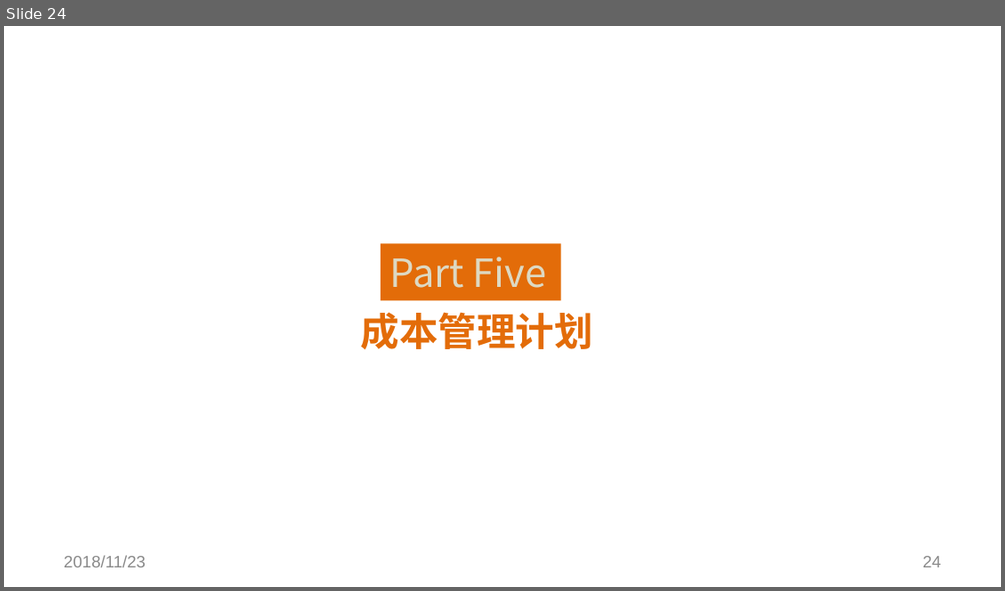
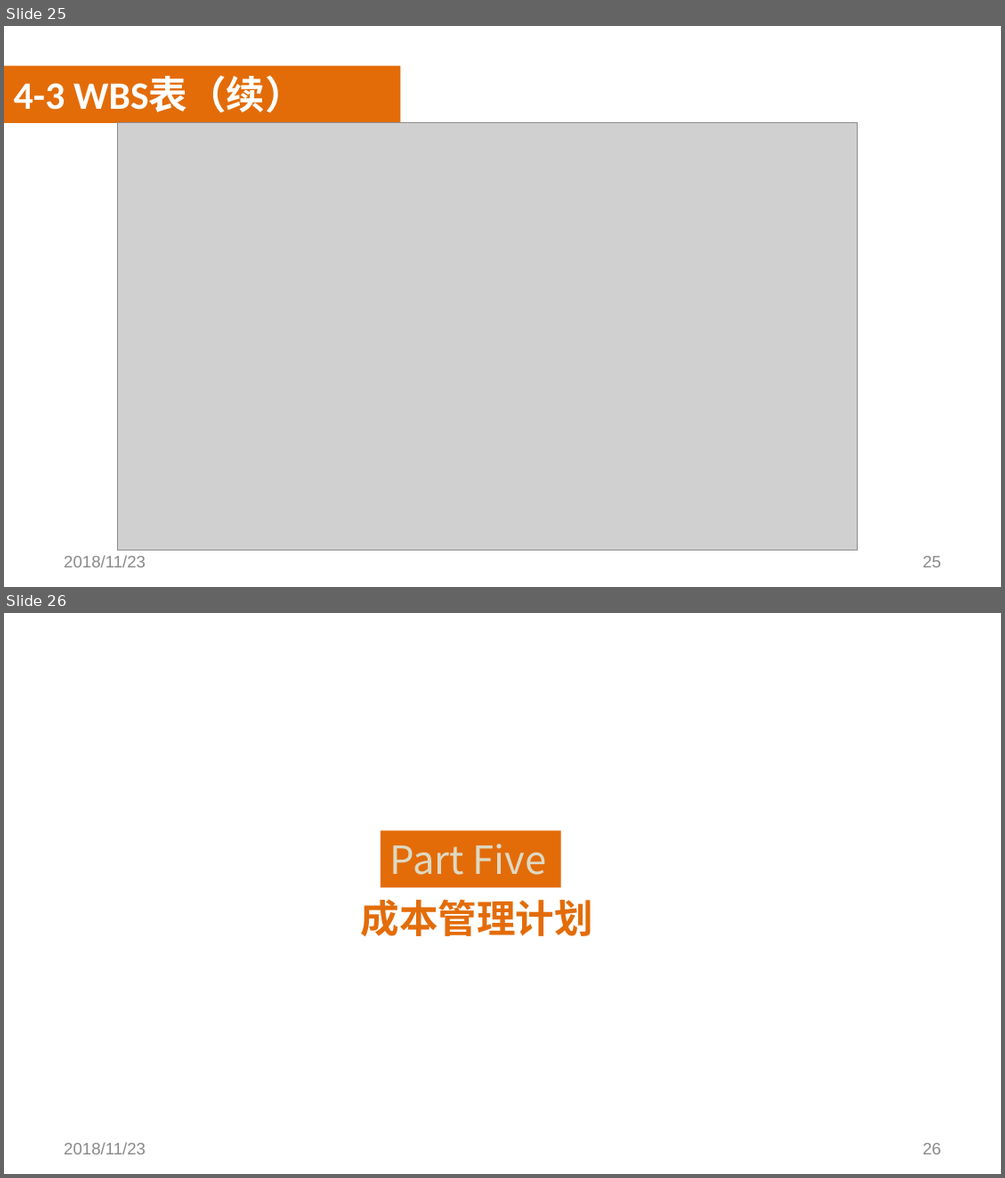
Before and after one commit to SoftwareRequirtmentsG02/Document, a slide deck: 案例教学系统/受控文档/分析设计/PPT/PRD2018-G02-需求工程PPT(III).pptx. Shown one above the other, each under a label of ours: slide 24 before the commit, slides 25 and 26 after it. The pictures are 1005x591 and 1005x1178 pixels, drawn with LibreOffice and Linux fonts; fonts in the diff are those of the drawing; grey boxes stand for pictures; background and template pictures are left out. Boxes give left, top, right and bottom in pixels: in the first picture for what was removed or moved away, otherwise in the second. Text is boxed around its words. In the diff, an @@ line names an element or a change of style, - is before the commit and + after.

```diff
--- a/案例教学系统/受控文档/分析设计/PPT/PRD2018-G02-需求工程PPT(III).pptx
+++ b/案例教学系统/受控文档/分析设计/PPT/PRD2018-G02-需求工程PPT(III).pptx
@@ slide 25 added at (x1=4, y1=26, x2=1001, y2=587), background picture (left out) @@
@@ rectangle added at (x1=4, y1=66, x2=401, y2=123), fill #E36C09 @@
@@ text added at (x1=14, y1=77, x2=303, y2=113), 28 pt, text #FFFFFF, bold @@
+4-3 WBS表（续）
@@ rectangle added at (x1=4, y1=95, x2=1001, y2=542), fill #FFFFFF at 50% opacity @@
@@ picture added at (x1=118, y1=123, x2=857, y2=549) @@
@@ text added at (x1=64, y1=555, x2=146, y2=567), 12 pt, text #898989 @@
+2018/11/23
@@ page number added at (x1=922, y1=556, x2=941, y2=567), 12 pt, text #898989 @@
+25
@@ what was slide 24 is now slide 26 @@
@@ page number at (x1=922, y1=1143, x2=941, y2=1154): text changed @@
-24
+26
```
Also in this commit, not shown: 9 slides changed, 1 other slide added, 2 slides removed, 2 other files.
